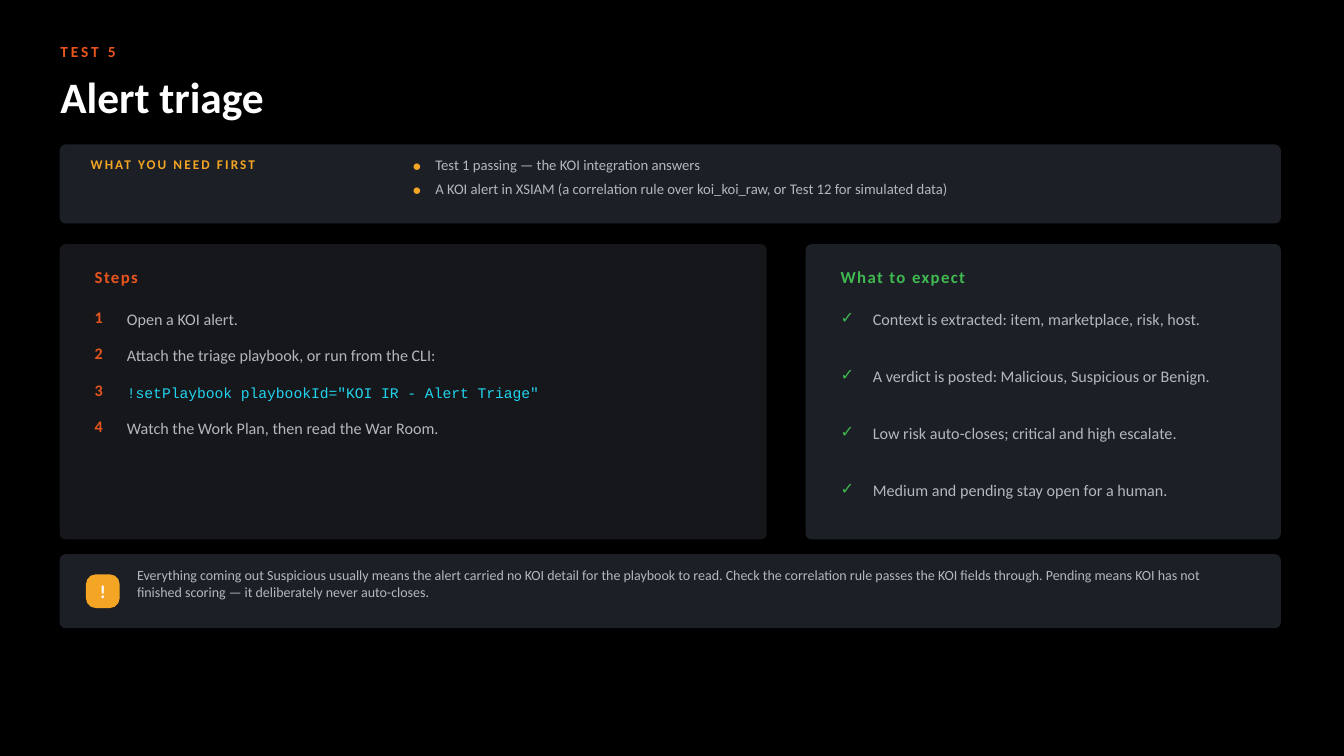
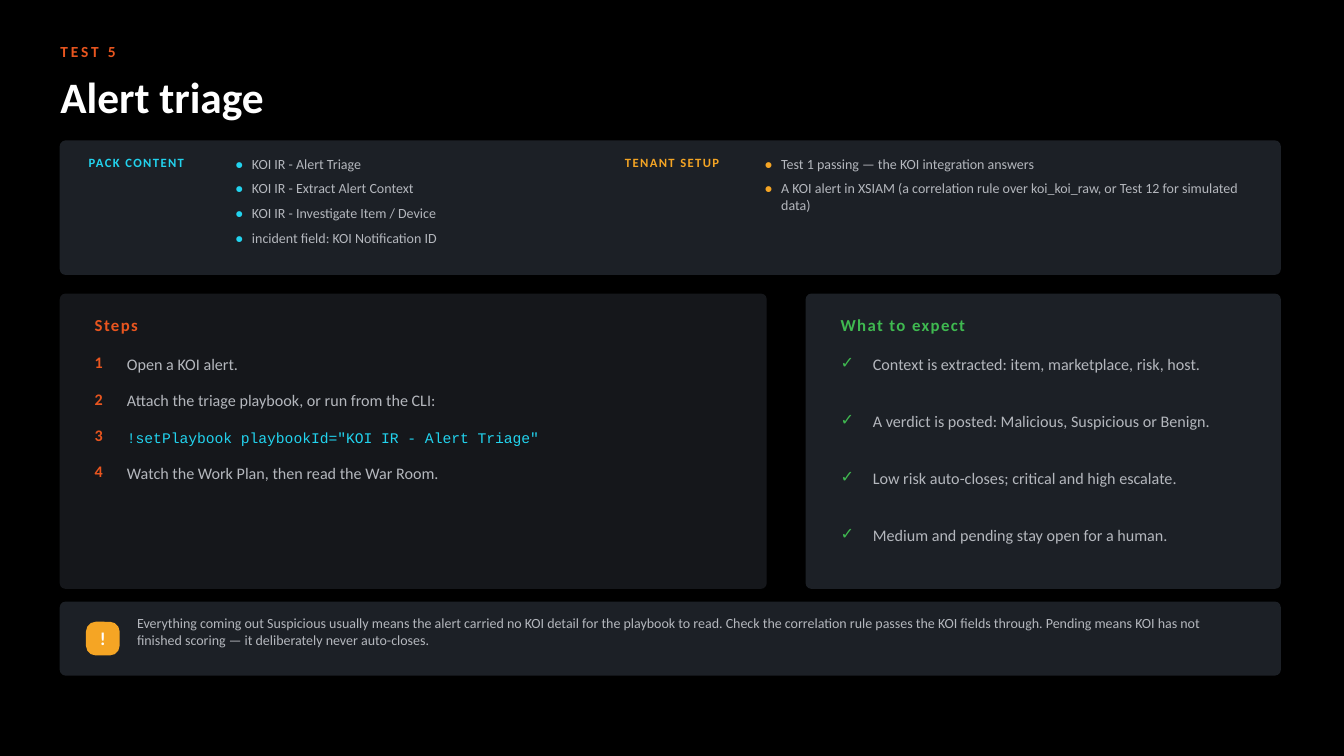
Before and after one commit to ayman-m/koi-xsiam-pack, a slide deck: slide 11 of docs/KOI_Content_Pack_Test_Guide.pptx. Drawn at 1344x756 pixels with LibreOffice and Linux fonts; fonts in the diff are those of the drawing. Boxes give left, top, right and bottom in pixels: in the first picture for what was removed or moved away, otherwise in the second. Text is boxed around its words. In the diff, an @@ line names an element or a change of style, - is before the commit and + after.

```diff
--- a/docs/KOI_Content_Pack_Test_Guide.pptx
+++ b/docs/KOI_Content_Pack_Test_Guide.pptx
@@ rounded rectangle: place and size @@
-rounded rectangle at <box>60,145,1280,223</box>
+rounded rectangle at <box>60,141,1280,274</box>
@@ rounded rectangle at <box>60,141,1280,274</box>: proportions changed @@
@@ text at <box>89,155,250,177</box>: text changed; size 9.5 to 9 pt; text colour #F5A524 to #22D3EE @@
-WHAT YOU NEED FIRST
+PACK CONTENT
@@ text "•": place and size @@
-text "•" at <box>413,179,430,202</box>
+text "•" at <box>236,179,250,202</box>
@@ text "•": place and size @@
-text "•" at <box>413,156,430,178</box>
+text "•" at <box>236,155,250,177</box>
@@ text "•" at <box>236,179,250,202</box>: size 11 to 10 pt, text colour #F5A524 to #22D3EE @@
@@ text "•" at <box>236,155,250,177</box>: size 11 to 10 pt, text colour #F5A524 to #22D3EE @@
@@ text added at <box>252,159,361,172</box>, 10 pt, text #B4B7BD @@
+KOI IR - Alert Triage
@@ text added at <box>625,158,719,167</box>, 9 pt, text #F5A524, bold @@
+TENANT SETUP
@@ text added at <box>765,155,779,177</box>, 10 pt, text #F5A524, bold @@
+•
@@ text added at <box>765,179,779,202</box>, 10 pt, text #F5A524, bold @@
+•
@@ text "Test 1 passing — the ...": place and size @@
-text "Test 1 passing — the ..." at <box>435,160,700,173</box>
+text "Test 1 passing — the ..." at <box>781,159,1034,172</box>
@@ text "Test 1 passing — the ..." at <box>781,159,1034,172</box>: size 10.5 to 10 pt; line spacing 1 to 12pt @@
@@ text "A KOI alert in XSIAM ..." at <box>781,183,1238,212</box>: size 10.5 to 10 pt; line spacing 1 to 12pt @@
@@ text "A KOI alert in XSIAM ...": place and size @@
-text "A KOI alert in XSIAM ..." at <box>435,183,948,196</box>
+text "A KOI alert in XSIAM ..." at <box>781,183,1238,212</box>
@@ text added at <box>236,205,250,227</box>, 10 pt, text #22D3EE, bold @@
+•
@@ text added at <box>252,183,414,193</box>, 10 pt, text #B4B7BD @@
+KOI IR - Extract Alert Context
@@ text added at <box>252,208,436,221</box>, 10 pt, text #B4B7BD @@
+KOI IR - Investigate Item / Device
@@ text added at <box>236,229,250,251</box>, 10 pt, text #22D3EE, bold @@
+•
@@ text added at <box>252,233,437,243</box>, 10 pt, text #B4B7BD @@
+incident field: KOI Notification ID
@@ 2 texts, 2 rounded rectangles: place and size @@
-2 texts, 2 rounded rectangles at <box>60,245,1280,539</box>
+2 texts, 2 rounded rectangles at <box>60,294,1280,589</box>
@@ 3 texts: place and size @@
-3 texts at <box>841,365,865,507</box>
+3 texts at <box>841,353,865,495</box>
@@ text "✓": place and size @@
-text "✓" at <box>841,308,865,336</box>
+text "✓" at <box>841,524,865,553</box>
@@ 14 texts, 2 rounded rectangles: place and size @@
-14 texts, 2 rounded rectangles at <box>60,312,1280,627</box>
+14 texts, 2 rounded rectangles at <box>60,357,1280,675</box>
```
Also in this commit, not shown: 11 other slides changed, 8 other files.
